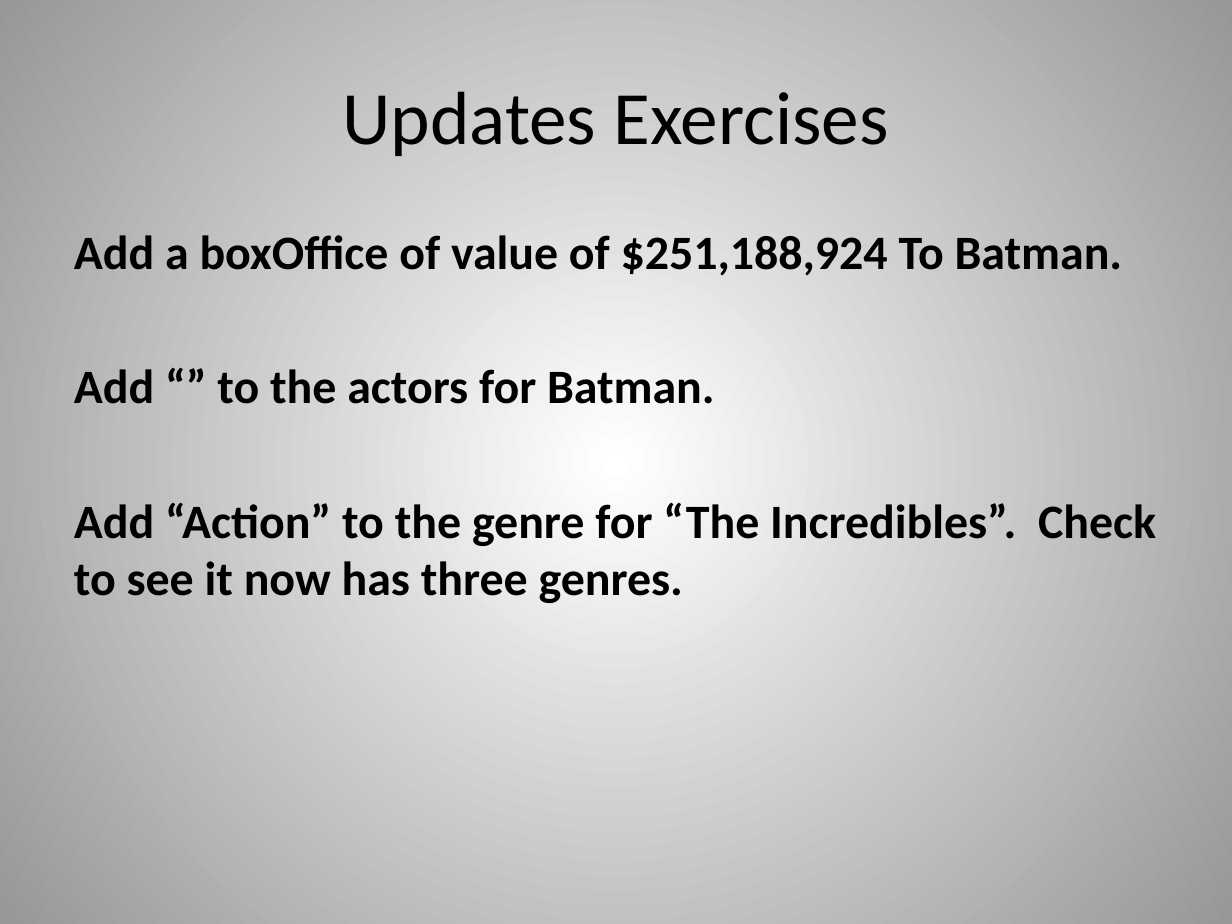
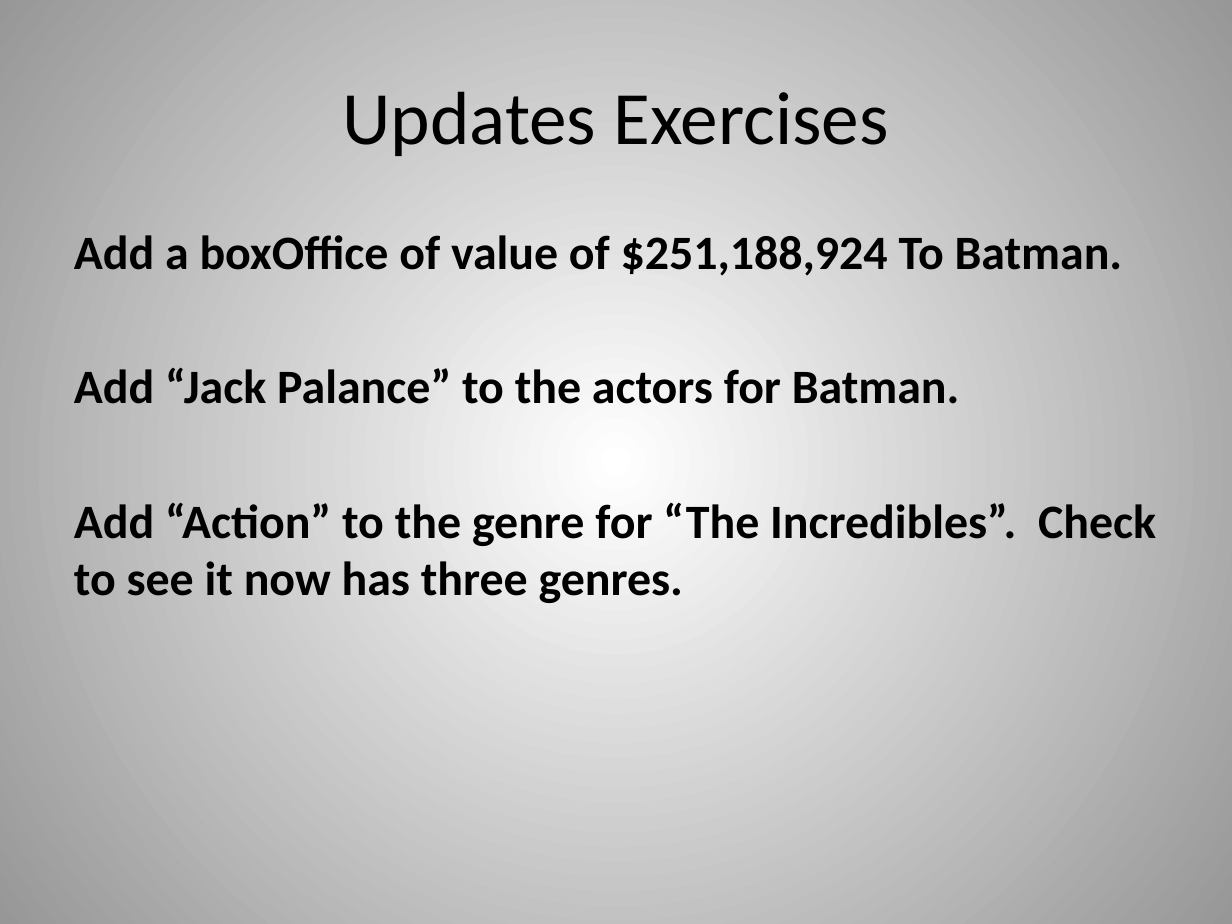
Before and after one commit to dvanvali/mongoDbPresentation, a slide deck: slide 21 of MongoDBChanges.pptx. Drawn at 1232x924 pixels with LibreOffice and Linux fonts; fonts in the diff are those of the drawing. Boxes give left, top, right and bottom in pixels: in the first picture for what was removed or moved away, otherwise in the second. Text is boxed around its words. In the diff, an @@ line names an element or a change of style, - is before the commit and + after.

```diff
--- a/MongoDBChanges.pptx
+++ b/MongoDBChanges.pptx
@@ text at bbox=[74, 368, 960, 404]: text changed @@
-Add “” to the actors for Batman.
+Add “Jack Palance” to the actors for Batman.
```
Also in this commit, not shown: 4 other slides changed, 1 slide removed.
